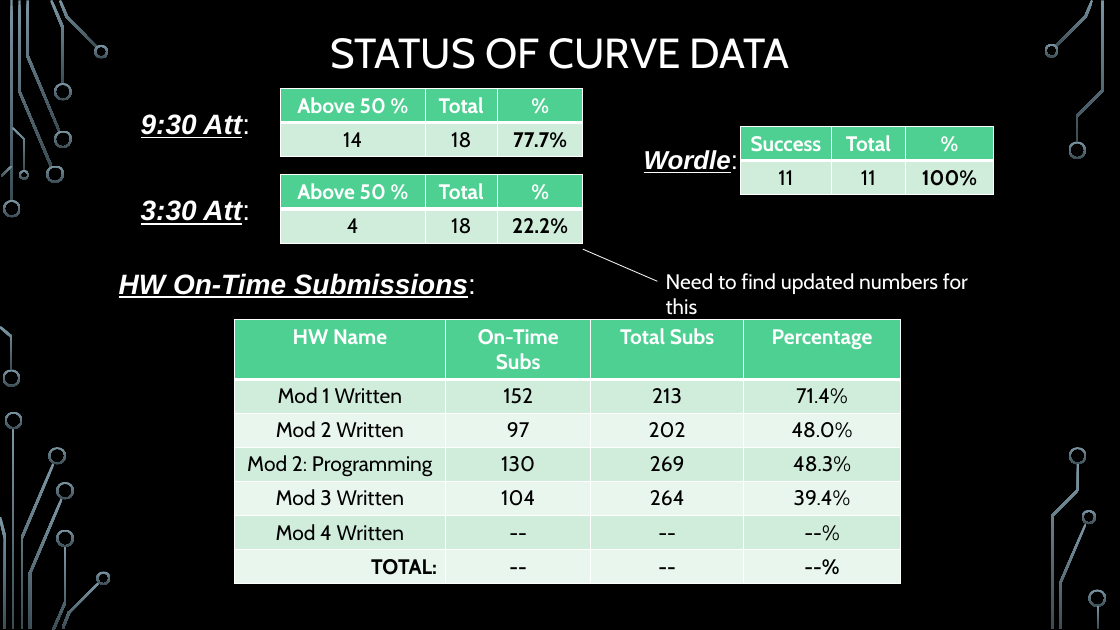
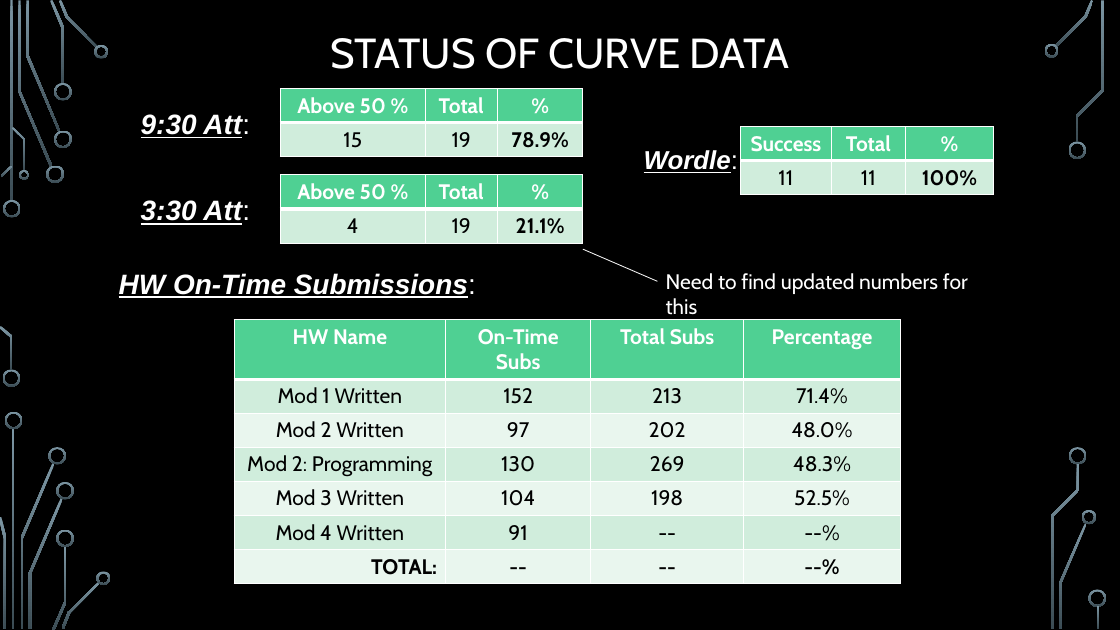
Before and after one commit to markfloryan/dmt2, a slide deck: slide 20 of slides/00-DailyAnnouncements.pptx (slide 19 before the commit). Drawn at 1120x630 pixels with LibreOffice and Linux fonts; fonts in the diff are those of the drawing; background and template pictures are left out. Boxes give left, top, right and bottom in pixels: in the first picture for what was removed or moved away, otherwise in the second. Text is boxed around its words. In the diff, an @@ line names an element or a change of style, - is before the commit and + after.

```diff
--- a/slides/00-DailyAnnouncements.pptx
+++ b/slides/00-DailyAnnouncements.pptx
@@ table at [281,89,583,157] @@
-row 2: 14 | 18 | 77.7%
+row 2: 15 | 19 | 78.9%
@@ table at [281,175,583,243] @@
-row 2, column 2: 18
+row 2, column 2: 19
-row 2, column 3: 22.2%
+row 2, column 3: 21.1%
@@ table at [234,319,902,579] @@
-row 5, column 3: 264
+row 5, column 3: 198
-row 5, column 4: 39.4%
+row 5, column 4: 52.5%
-row 6, column 2: --
+row 6, column 2: 91
```
Also in this commit, not shown: 1 slide added, 1 other file.
